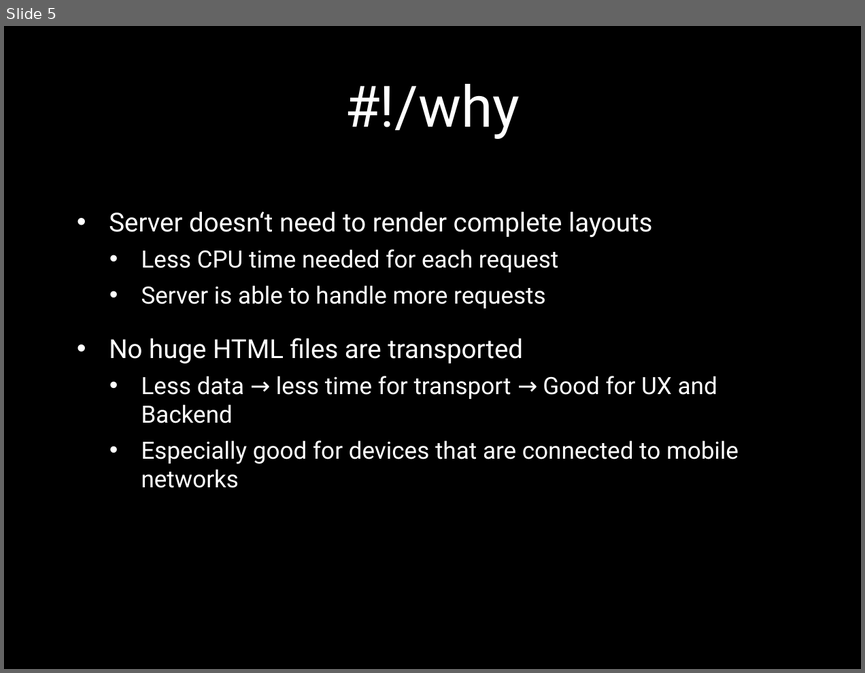
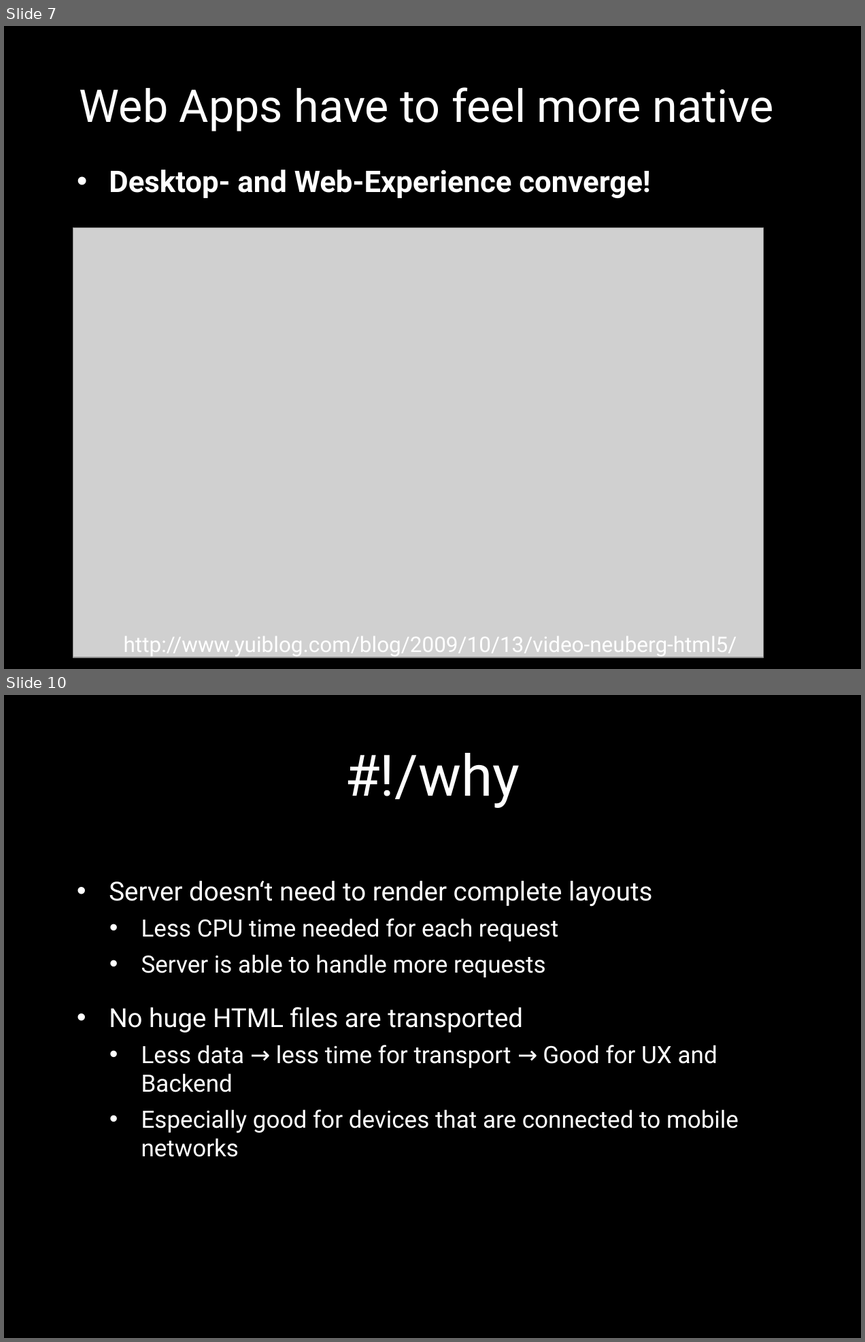
Before and after one commit to janmonschke/Bachelor-Thesis, a slide deck: barcamp presentation.pptx. Shown one above the other, each under a label of ours: slide 5 before the commit, slides 7 and 10 after it; the slides between them are not shown. The pictures are 865x673 and 865x1342 pixels, drawn with LibreOffice and Linux fonts; fonts in the diff are those of the drawing; grey boxes stand for pictures; background and template pictures are left out. Boxes give left, top, right and bottom in pixels: in the first picture for what was removed or moved away, otherwise in the second. Text is boxed around its words. In the diff, an @@ line names an element or a change of style, - is before the commit and + after.

```diff
--- a/barcamp presentation.pptx
+++ b/barcamp presentation.pptx
@@ slide 7 added at [4,26,861,669], background picture (left out) @@
@@ title added at [79,87,774,131], 38 pt, text #FFFFFF @@
+Web Apps have to feel more native
@@ text added at [109,169,650,198], 25 pt, text #FFFFFF, bold @@
+• Desktop- and Web-Experience converge!
@@ picture added at [73,228,763,658] @@
@@ text added at [124,636,737,656], 18 pt, text #FFFFFF @@
+http://www.yuiblog.com/blog/2009/10/13/video-neuberg-html5/
@@ what was slide 5 is now slide 10 @@
```
Also in this commit, not shown: 6 slides changed, 7 other slides added, 2 slides removed, 3 other files.
